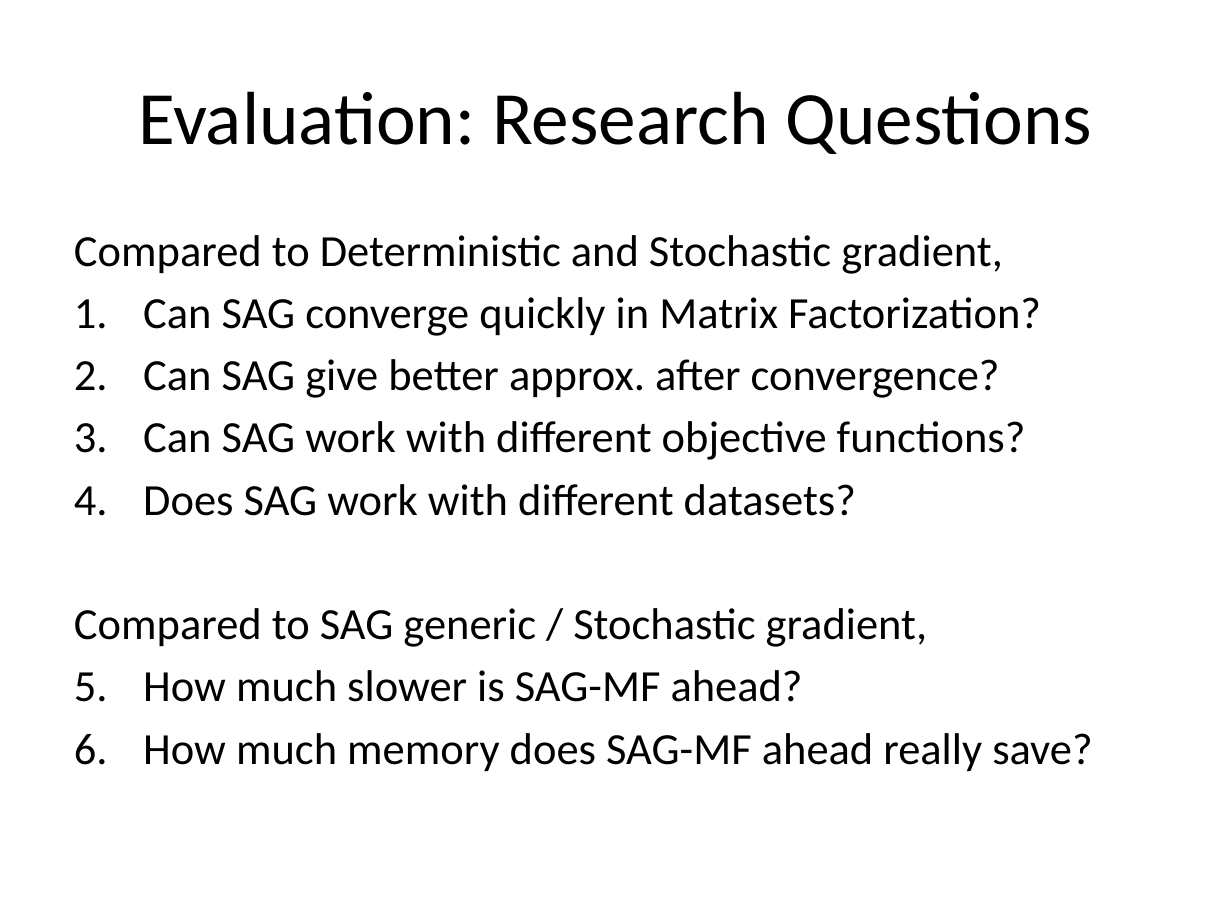
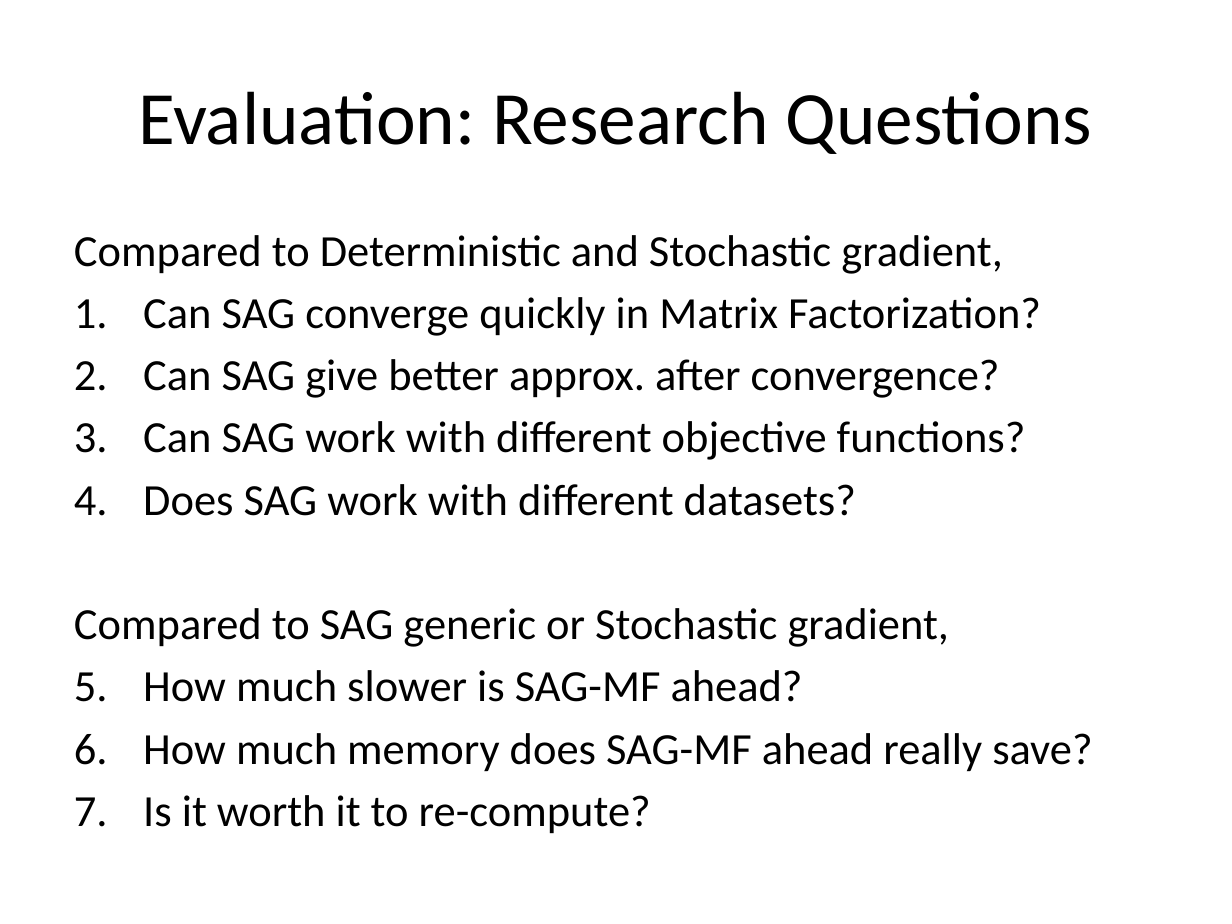
Before and after one commit to jamestklo/MatrixFactorizationMatlab, a slide deck: slide 38 of cs534L-SAGmf.pptx. Drawn at 1232x924 pixels with LibreOffice and Linux fonts; fonts in the diff are those of the drawing. Boxes give left, top, right and bottom in pixels: in the first picture for what was removed or moved away, otherwise in the second. Text is boxed around its words. In the diff, an @@ line names an element or a change of style, - is before the commit and + after.

```diff
--- a/cs534L-SAGmf.pptx
+++ b/cs534L-SAGmf.pptx
@@ text at (x1=74, y1=608, x2=950, y2=647): text changed @@
-Compared to SAG generic / Stochastic gradient,
+Compared to SAG generic or Stochastic gradient,
@@ text at (x1=143, y1=795, x2=651, y2=834): paragraph added @@
+7. Is it worth it to re-compute?
```
Also in this commit, not shown: 1 other slide changed, 2 slides removed, 12 other files.
